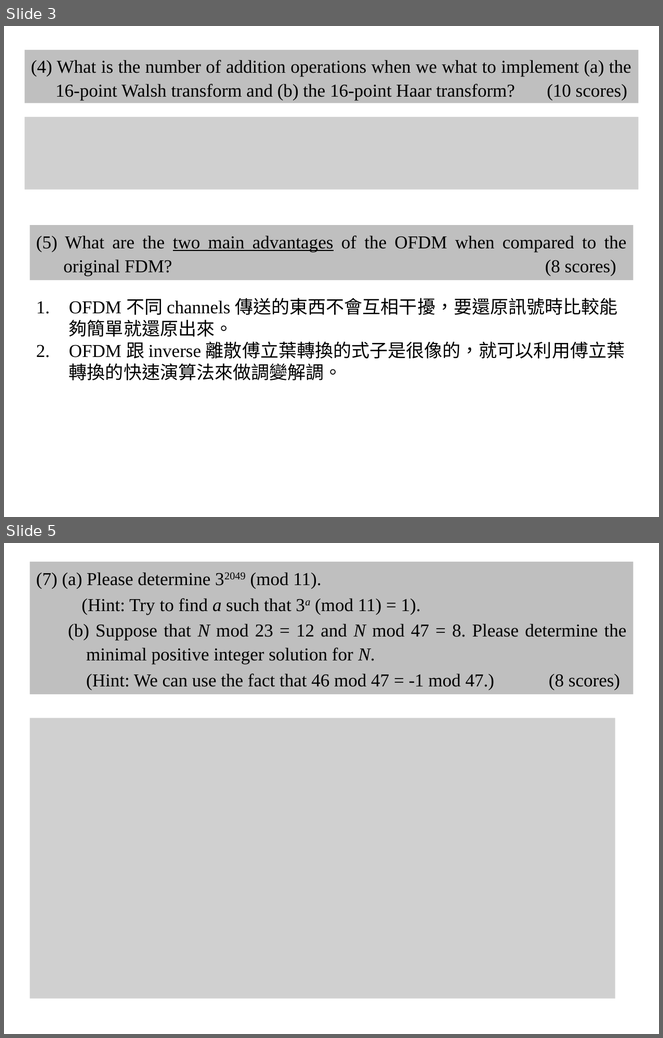
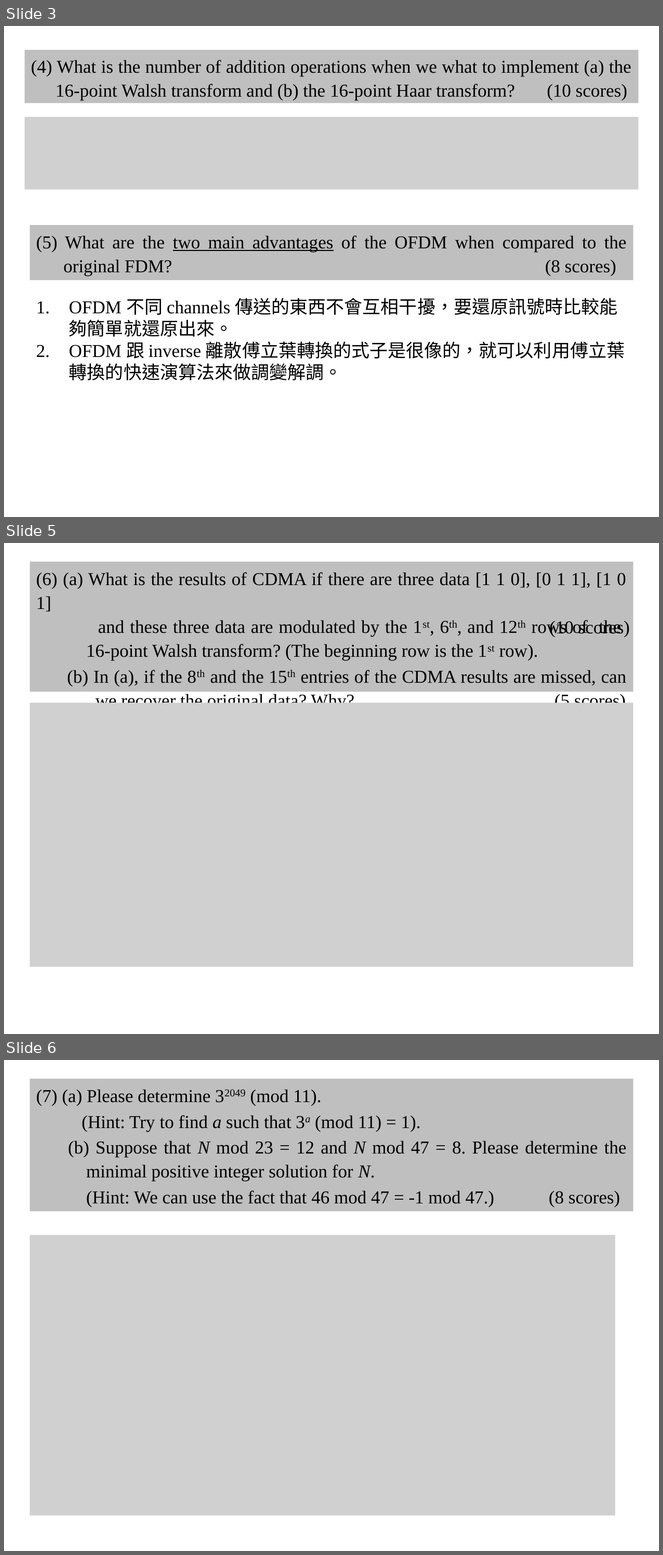
Before and after one commit to shihyuhuang/NTU-ADSP, a slide deck: HW5/r10943181_HW5.pptx. Shown one above the other, each under a label of ours: slides 3 and 5 before the commit, slides 3, 5 and 6 after it; the slides between them are not shown. The pictures are 663x1038 and 663x1555 pixels, drawn with LibreOffice and Linux fonts; fonts in the diff are those of the drawing; grey boxes stand for pictures. Boxes give left, top, right and bottom in pixels: in the first picture for what was removed or moved away, otherwise in the second. Text is boxed around its words. In the diff, an @@ line names an element or a change of style, - is before the commit and + after.

```diff
--- a/HW5/r10943181_HW5.pptx
+++ b/HW5/r10943181_HW5.pptx
@@ slide 5 added at (4, 543, 659, 1034), background #FFFFFF @@
@@ rectangle added at (29, 562, 633, 692), fill #BFBFBF, 20 pt, text #000000 @@
+(6) (a) What is the results of CDMA if there are three data [1 1 0], [0 1 1], [1 0 1]
+and these three data are modulated by the 1st, 6th, and 12th rows of the
+16-point Walsh transform? (The beginning row is the 1st row).
+(b) In (a), if the 8th and the 15th entries of the CDMA results are missed, can
+we recover the original data? Why? (5 scores)
@@ text added at (549, 620, 630, 637), 20 pt, text #000000 @@
+(10 scores)
@@ picture added at (29, 703, 633, 967) @@
@@ what was slide 5 is now slide 6 @@
```
Also in this commit, not shown: 1 slide changed.
